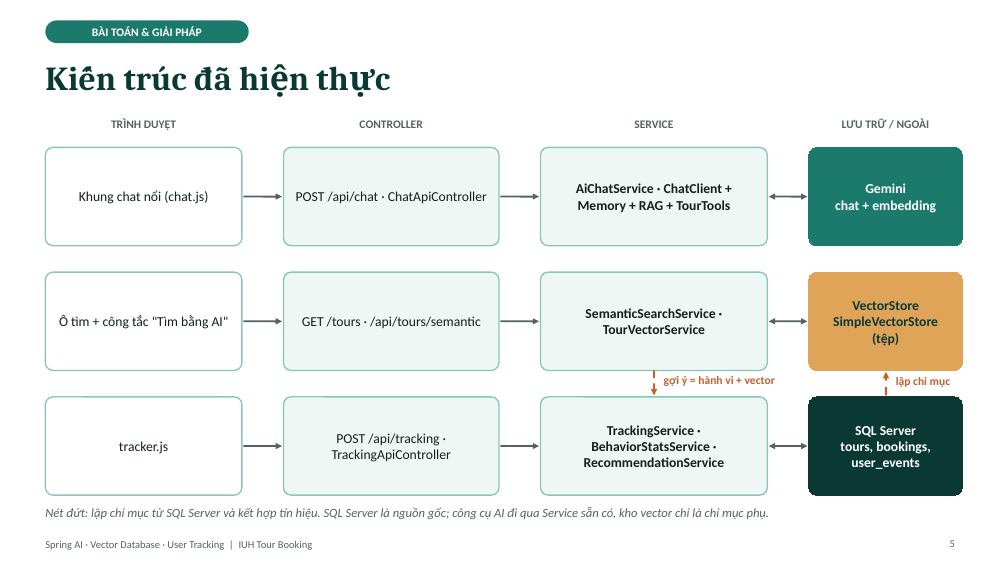
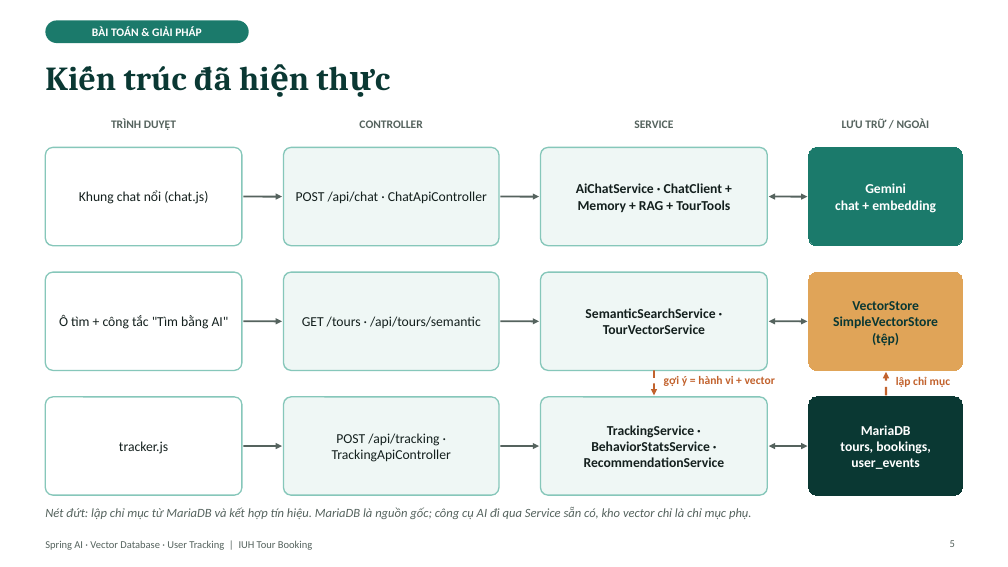
Before and after one commit to kanele05/project_www, a slide deck: slide 5 of docs/presentation/SpringAI_VectorDB_UserTracking.pptx. Drawn at 1008x567 pixels with LibreOffice and Linux fonts; fonts in the diff are those of the drawing. Boxes give left, top, right and bottom in pixels: in the first picture for what was removed or moved away, otherwise in the second. Text is boxed around its words. In the diff, an @@ line names an element or a change of style, - is before the commit and + after.

```diff
--- a/docs/presentation/SpringAI_VectorDB_UserTracking.pptx
+++ b/docs/presentation/SpringAI_VectorDB_UserTracking.pptx
@@ text in rounded rectangle at box(861, 425, 911, 435): text changed @@
-SQL Server
+MariaDB
@@ text at box(45, 507, 752, 519): text changed @@
-Nét đứt: lập chỉ mục từ SQL Server và kết hợp tín hiệu. SQL Server là nguồn gốc; công cụ AI đi qua Service sẵn có, kho vector chỉ là chỉ mục phụ.
+Nét đứt: lập chỉ mục từ MariaDB và kết hợp tín hiệu. MariaDB là nguồn gốc; công cụ AI đi qua Service sẵn có, kho vector chỉ là chỉ mục phụ.
```
Also in this commit, not shown: 4 other slides changed, 2 other files.
